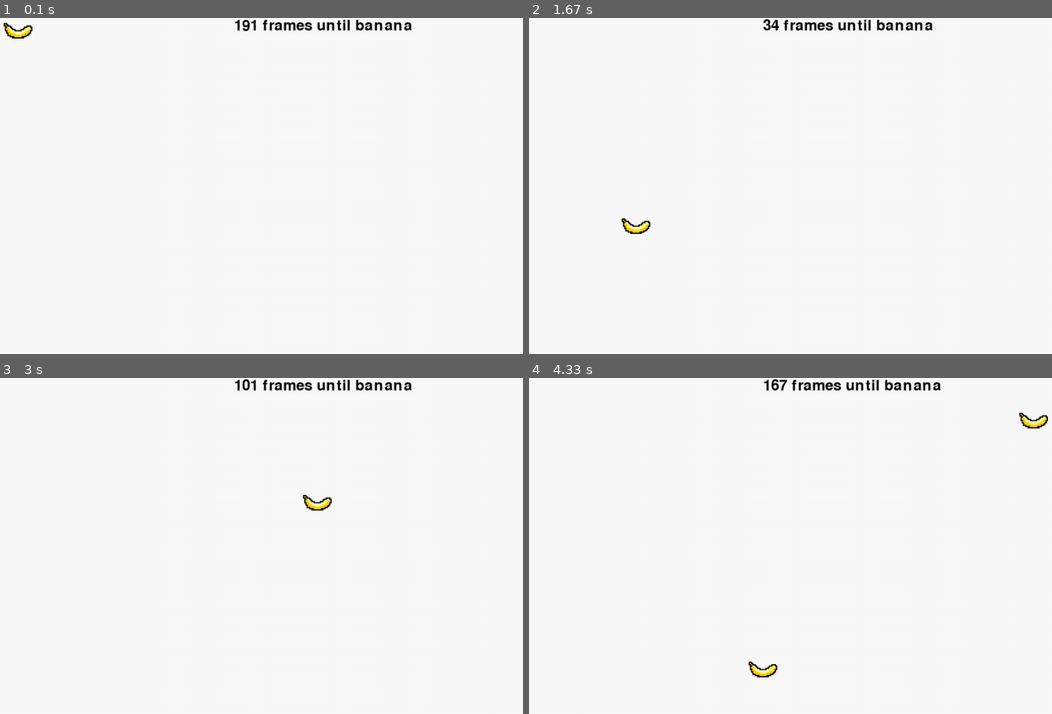
Above: before the commit, frames 1-4 (two rows, left to right).
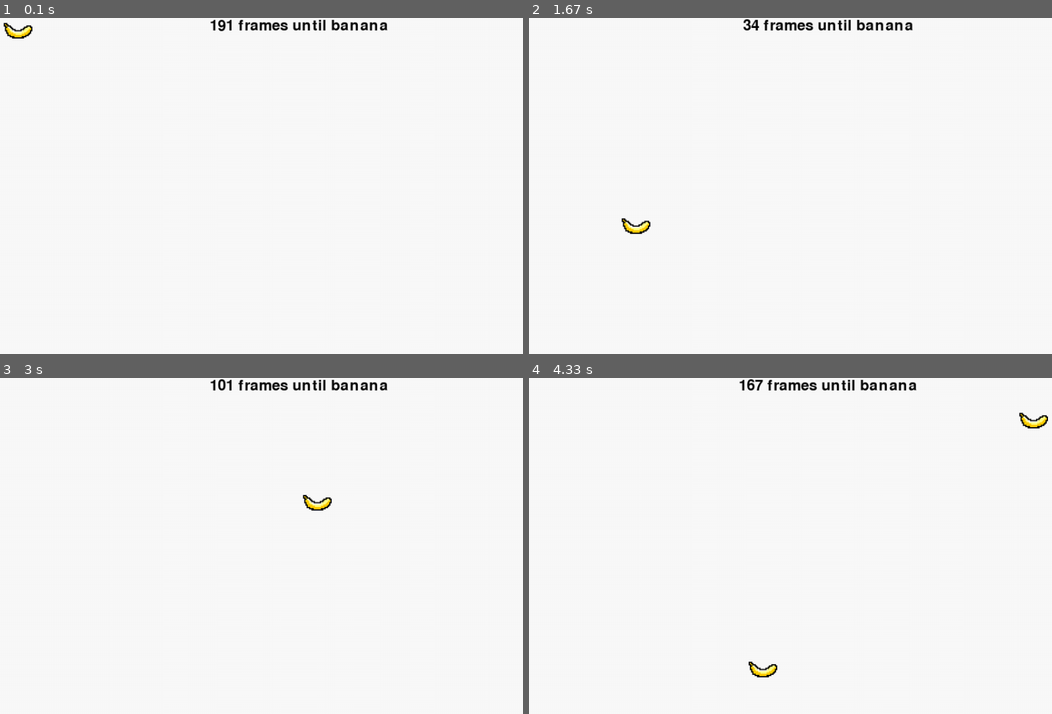
Above: after the commit, the same moments.

Repository: MikeCroall/MyPyGame
Game: pygame game, started from src/main.py
Two runs of this game, one before a commit and one after it. Both use one fixed random seed, a clock stepped at 60 frames per second and the inputs below.
Inputs:
- Up to frame 1 (0.1 s): no input
- Up to frame 2 (1.67 s): no input
- Up to frame 3 (3 s): no input
- Up to frame 4 (4.33 s): no input

The runs differ from the first frame. In frame 1, 0.8% of the frame differs, in the area x 40-79%, y 0-4%; in frame 2, 0.7%; in frame 3, 0.8%; in frame 4, 0.8%.

Commit message:
Banana countdown always x-centered

Diff:
--- a/src/main.py
+++ b/src/main.py
@@ -65,6 +65,8 @@
         bananas = [b for b in bananas if b not in rem]
 
         text = font.render("{} frames until banana".format(frames_until_spawn), 1, (10, 10, 10))
+        textpos = text.get_rect()
+        textpos.centerx = background.get_rect().centerx
         background.fill((250, 250, 250))
         background.blit(text, textpos)
         screen.blit(background, (0, 0))
